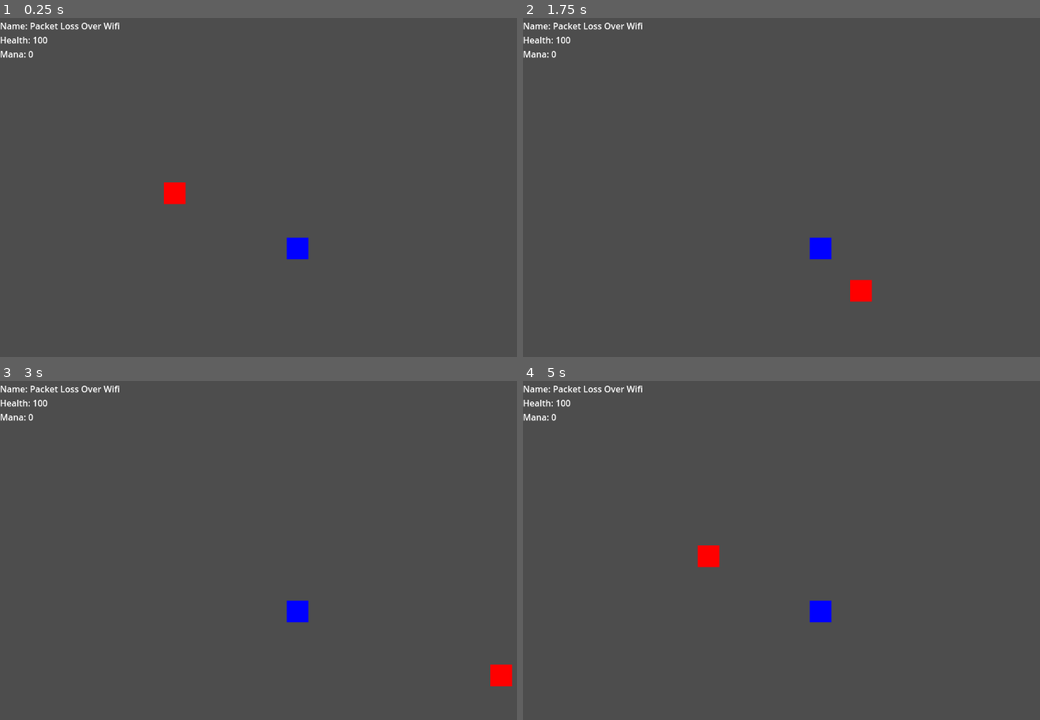
Above: before the commit, frames 1-4 (two rows, left to right).
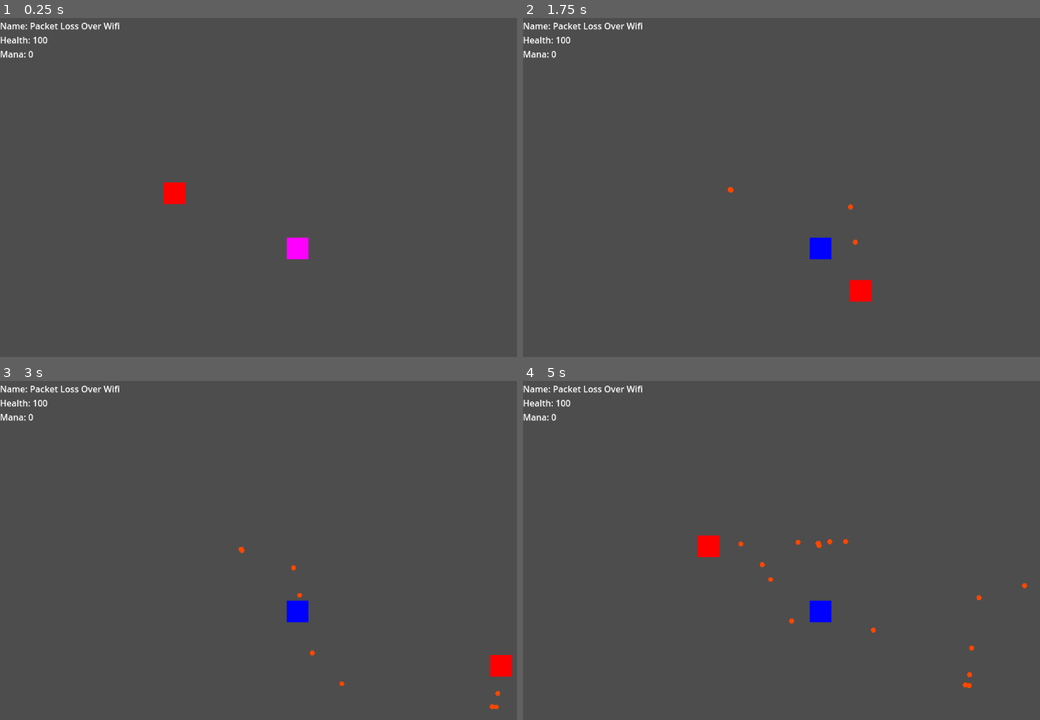
Above: after the commit, the same moments.

Repository: Wissenss/godot-modular-arc-demo
Game: Godot game, scene res://scenes/main.tscn
The game is run twice, just before and just after one commit, with the same random seed, the same clock (stepped at 60 frames per second) and the same inputs.
Inputs (mouse positions are in pixels of both pictures, inside the frame that each line leads up to):
- Up to frame 1 (0.25 s): no input
- Up to frame 2 (1.75 s): tap Enter (ui_accept) at 0.5, 1.35, 1.52 s; move the mouse to (972, 163) at 0.52 s; hold Right (ui_right) 0.53-1.28 s; hold Enter (ui_accept) 0.53-1.28 s; move the mouse to (709, 197) at 1.27 s; hold Down (ui_down) from 1.28 s (still down)
- Up to frame 3 (3 s): tap Enter (ui_accept) at 1.82, 2.85 s; move the mouse to (377, 465) at 2.02 s; release Down (ui_down) at 2.03 s; hold Right (ui_right) 2.03-2.78 s; hold Enter (ui_accept) 2.03-2.78 s; move the mouse to (284, 614) at 2.77 s; hold Up (ui_up) from 2.78 s (still down)
- Up to frame 4 (5 s): tap Enter (ui_accept) at 3.02, 3.32, 4.35, 4.52, 4.82 s; move the mouse to (1024, 597) at 3.52 s; release Up (ui_up) at 3.53 s; hold Enter (ui_accept) 3.53-4.28 s; hold Left (ui_left) from 3.53 s (still down); move the mouse to (647, 492) at 4.27 s

The runs differ from the first frame. In frame 1, 0.3% of the frame differs, in the area x 55-60%, y 64-72%; in frame 2, less than 0.1%; in frame 3, 0.4%; in frame 4, 0.5%, in the area x 33-98%, y 45-91%.

Commit message:
simple weapon

Diff:
--- a/scenes/entities/characters/character_one.tscn
+++ b/scenes/entities/characters/character_one.tscn
@@ -1,10 +1,11 @@
-[gd_scene load_steps=6 format=3 uid="uid://goye22eydgcc"]
+[gd_scene load_steps=7 format=3 uid="uid://goye22eydgcc"]
 
 [ext_resource type="Script" uid="uid://bawhjglpmmhtn" path="res://scripts/entities/character_one.gd" id="1_niea1"]
 [ext_resource type="PackedScene" uid="uid://cod6yyp0ty0to" path="res://scenes/components/health_comp.tscn" id="2_2nqfl"]
 [ext_resource type="PackedScene" uid="uid://csmy7kxa8ekxh" path="res://scenes/components/hitbox_comp.tscn" id="3_2nqfl"]
 [ext_resource type="PackedScene" uid="uid://inlq8x8t35c3" path="res://scenes/components/controller_comp.tscn" id="4_qauo6"]
 [ext_resource type="PackedScene" uid="uid://cy0ur7ijrky36" path="res://scenes/components/constant_velocity_comp.tscn" id="5_hvedb"]
+[ext_resource type="PackedScene" uid="uid://crfe5mcx7pgxt" path="res://scenes/weapons/weapon_one.tscn" id="6_djgbg"]
 
 [node name="character_one" type="CharacterBody2D"]
 script = ExtResource("1_niea1")
@@ -26,3 +27,5 @@
 [node name="controller_comp" parent="." instance=ExtResource("4_qauo6")]
 
 [node name="constant_velocity_comp" parent="." instance=ExtResource("5_hvedb")]
+
+[node name="weapon_one" parent="." instance=ExtResource("6_djgbg")]
--- a/scenes/entities/enemies/enemy_one.tscn
+++ b/scenes/entities/enemies/enemy_one.tscn
@@ -1,8 +1,9 @@
-[gd_scene load_steps=4 format=3 uid="uid://r01mjk78ej5v"]
+[gd_scene load_steps=5 format=3 uid="uid://r01mjk78ej5v"]
 
 [ext_resource type="Script" uid="uid://d0838df7t0r1m" path="res://scripts/entities/enemy_one.gd" id="1_kksog"]
 [ext_resource type="PackedScene" uid="uid://dj21fnn1c45e5" path="res://scenes/components/hurtbox_comp.tscn" id="2_kksog"]
 [ext_resource type="PackedScene" uid="uid://d066mpfwkr1h5" path="res://scenes/components/knockback_comp.tscn" id="3_qjw14"]
+[ext_resource type="PackedScene" uid="uid://csmy7kxa8ekxh" path="res://scenes/components/hitbox_comp.tscn" id="4_im1oe"]
 
 [node name="enemy_one" type="CharacterBody2D"]
 script = ExtResource("1_kksog")
@@ -19,4 +20,9 @@
 [node name="polygon" type="CollisionPolygon2D" parent="hurtbox_comp"]
 polygon = PackedVector2Array(-21, -21, 21, -21, 21, 21, -21, 21)
 
+[node name="hitbox_comp" parent="." instance=ExtResource("4_im1oe")]
+
+[node name="polygon" type="CollisionPolygon2D" parent="hitbox_comp"]
+polygon = PackedVector2Array(-21, -21, 21, -21, 21, 21, -21, 21)
+
 [node name="knockback_comp" parent="." instance=ExtResource("3_qjw14")]
--- /dev/null
+++ b/scenes/weapons/proyectiles/proyectile_one.tscn
@@ -0,0 +1,20 @@
+[gd_scene load_steps=4 format=3 uid="uid://bxodanrv4wi0r"]
+
+[ext_resource type="Script" uid="uid://ech2h13eqe5d" path="res://scripts/weapons/proyectiles/proyectile_one.gd" id="1_vcgx5"]
+[ext_resource type="PackedScene" uid="uid://dj21fnn1c45e5" path="res://scenes/components/hurtbox_comp.tscn" id="2_1wubn"]
+[ext_resource type="PackedScene" uid="uid://cy0ur7ijrky36" path="res://scenes/components/constant_velocity_comp.tscn" id="3_pvr2b"]
+
+[node name="proyectile_one" type="Node2D"]
+script = ExtResource("1_vcgx5")
+
+[node name="Polygon2D" type="Polygon2D" parent="."]
+scale = Vector2(5, 5)
+color = Color(1, 0.2784314, 0, 1)
+polygon = PackedVector2Array(1, 0, 0.5, 0.866, -0.5, 0.866, -1, 0, -0.5, -0.866, 0.5, -0.866)
+
+[node name="hurtbox_comp" parent="." instance=ExtResource("2_1wubn")]
+
+[node name="CollisionPolygon2D" type="CollisionPolygon2D" parent="hurtbox_comp"]
+polygon = PackedVector2Array(1, 0, 0.5, 0.866, -0.5, 0.866, -1, 0, -0.5, -0.866, 0.5, -0.866)
+
+[node name="constant_velocity_comp" parent="." instance=ExtResource("3_pvr2b")]
--- a/scenes/weapons/proyectiles/red_ball.tscn
+++ /dev/null
@@ -1,19 +0,0 @@
-[gd_scene load_steps=4 format=3 uid="uid://bxodanrv4wi0r"]
-
-[ext_resource type="Script" uid="uid://ech2h13eqe5d" path="res://scripts/weapons/proyectiles/red_ball.gd" id="1_8u1kh"]
-[ext_resource type="PackedScene" uid="uid://dj21fnn1c45e5" path="res://scenes/components/hurtbox_comp.tscn" id="1_q4jso"]
-[ext_resource type="PackedScene" uid="uid://cy0ur7ijrky36" path="res://scenes/components/constant_velocity_comp.tscn" id="2_jtmte"]
-
-[node name="red_ball" type="Node2D"]
-script = ExtResource("1_8u1kh")
-
-[node name="Polygon2D" type="Polygon2D" parent="."]
-color = Color(1, 0.2784314, 0, 1)
-polygon = PackedVector2Array(1, 0, 0.5, 0.866, -0.5, 0.866, -1, 0, -0.5, -0.866, 0.5, -0.866)
-
-[node name="hurtbox_comp" parent="." instance=ExtResource("1_q4jso")]
-
-[node name="CollisionPolygon2D" type="CollisionPolygon2D" parent="hurtbox_comp"]
-polygon = PackedVector2Array(1, 0, 0.5, 0.866, -0.5, 0.866, -1, 0, -0.5, -0.866, 0.5, -0.866)
-
-[node name="constant_velocity_comp" parent="." instance=ExtResource("2_jtmte")]
--- /dev/null
+++ b/scenes/weapons/weapon_one.tscn
@@ -0,0 +1,6 @@
+[gd_scene load_steps=2 format=3 uid="uid://crfe5mcx7pgxt"]
+
+[ext_resource type="Script" uid="uid://b7ny84clsmm3v" path="res://scripts/weapons/weapon_one.gd" id="1_itd0y"]
+
+[node name="weapon_one" type="Node2D"]
+script = ExtResource("1_itd0y")
--- a/scripts/components/constant_velocity_comp.gd
+++ b/scripts/components/constant_velocity_comp.gd
@@ -1,6 +1,6 @@
 class_name ConstantVelocityComponent extends Node
 
-# resp: apply constant velocity to object
+# resp: apply constant velocity to CharacterBody
 
 var Owner : Node2D
 var Direction := Vector2(0, 0)
@@ -13,3 +13,6 @@
 	var velocity = self.Direction * self.Speed * delta
 
 	self.Owner.position += velocity
+
+	if self.Owner is CharacterBody2D:
+		self.Owner.move_and_slide()
--- a/scripts/components/controller_comp.gd
+++ b/scripts/components/controller_comp.gd
@@ -23,6 +23,9 @@
 	var mouse_pos = get_viewport().get_mouse_position()
 	var player_pos = self.Owner.position
 
-	var direction = player_pos - mouse_pos
+	var direction = mouse_pos - player_pos
 
 	return direction.normalized()
+
+func _is_shoot_pressed() -> bool:
+	return Input.is_action_pressed("ui_accept")
--- a/scripts/components/hurtbox_comp.gd
+++ b/scripts/components/hurtbox_comp.gd
@@ -1,6 +1,7 @@
 class_name HurtboxComponent extends Area2D
 
 var Damage := 0
+var Owner : Node2D
 
 signal on_hurt(to: Area2D, damage_dealt : int)
 
--- a/scripts/entities/character_one.gd
+++ b/scripts/entities/character_one.gd
@@ -4,6 +4,9 @@
 var HitboxComp : HitboxComponent
 var ControllerComp : ControllerComponent
 var ConstantVelocityComp : ConstantVelocityComponent
+var WeaponOne : WeaponOne
+
+var Polygon : Polygon2D
 
 func _ready() -> void:
 	self.HealthComp = $health_comp
@@ -23,15 +26,32 @@
 	self.ConstantVelocityComp.Owner = self
 	self.ConstantVelocityComp.Speed = 400
 
+	self.WeaponOne = $weapon_one
+	self.WeaponOne.Owner = self
+
+	self.Polygon = $polygon
+
 func _handle_on_health_changed(health : int, old_health: int) -> void:
 	pass
 
 func _handle_on_died() -> void:
 	self.queue_free()
 
+func _do_blink_effect() -> void:
+	for i in range(4):
+		self.Polygon.color.b += 20
+		await get_tree().create_timer(0.1).timeout
+		self.Polygon.color.b -= 20
+		await get_tree().create_timer(0.1).timeout
+
 func _handle_on_hit(by: Area2D) -> void:
 	if by is HurtboxComponent:
+		if by.Owner == self: # ignore your own shots
+			return
+
 		self.HealthComp.take_damage(by.Damage)
+
+		self._do_blink_effect()
 
 func _input(event: InputEvent) -> void:
 	# if the character has knockback, do not apply movement
@@ -40,3 +60,6 @@
 		return
 
 	self.ConstantVelocityComp.Direction = self.ControllerComp._get_move_direction()
+
+	if self.ControllerComp._is_shoot_pressed():
+		self.WeaponOne._shoot(self.ControllerComp._get_aim_direction())
--- a/scripts/entities/enemy_one.gd
+++ b/scripts/entities/enemy_one.gd
@@ -2,6 +2,7 @@
 
 var Polygon : Polygon2D
 var HurtboxComp : HurtboxComponent
+var HitboxComp : HitboxComponent
 var KnockbackComp : KnockbackComponent
 
 func _ready() -> void:
@@ -15,14 +16,23 @@
 	self.KnockbackComp.Force = 100
 	self.KnockbackComp.Owner = self
 
-func _handle_on_hurt(to : Area2D, damage : int) -> void:
-	# apply knockback effect
-	if to is HitboxComponent:
-		self.KnockbackComp._apply_knockback_to_character(to.Owner)
+	self.HitboxComp = $hitbox_comp
+	self.HitboxComp.on_hit.connect(self._handle_on_hit)
 
-	# blinks when it deals damage
+func _do_blink_effect() -> void:
 	for i in range(4):
 		self.Polygon.color.r += 20
 		await get_tree().create_timer(0.1).timeout
 		self.Polygon.color.r -= 20
 		await get_tree().create_timer(0.1).timeout
+
+func _handle_on_hurt(to : Area2D, damage : int) -> void:
+	# apply knockback effect
+	if to is HitboxComponent:
+		if to == self.HitboxComp: # do not, knockback yourself
+			return
+
+		self.KnockbackComp._apply_knockback_to_character(to.Owner)
+
+func _handle_on_hit(by : Area2D):
+	self._do_blink_effect()
--- /dev/null
+++ b/scripts/weapons/proyectiles/proyectile_one.gd
@@ -0,0 +1,24 @@
+class_name ProyectileOne extends Node2D
+
+var ConstantVelocityComp : ConstantVelocityComponent
+var HurtboxComp : HurtboxComponent
+var Owner : Node2D
+var Direction : Vector2
+
+func _ready() -> void:
+	self.ConstantVelocityComp = $constant_velocity_comp
+	self.ConstantVelocityComp.Owner = self
+	self.ConstantVelocityComp.Direction = Direction
+
+	self.HurtboxComp = $hurtbox_comp
+	self.HurtboxComp.on_hurt.connect(self._handle_on_hurt)
+
+func _set_direction(direction : Vector2):
+	self.Direction = direction
+
+func _handle_on_hurt(to: Area2D, damage: int):
+	if to is HitboxComponent:
+		if self.Owner == to.Owner: # do not destroy projectile if it hits the player that shoot it
+			return
+
+		self.queue_free()
--- a/scripts/weapons/proyectiles/red_ball.gd
+++ /dev/null
@@ -1,7 +0,0 @@
-class_name RedBall extends Node2D
-
-var ConstantVelocityComp : ConstantVelocityComponent
-
-func _ready() -> void:
-	self.ConstantVelocityComp = $constant_velocity_comp
-	pass
--- /dev/null
+++ b/scripts/weapons/weapon_one.gd
@@ -0,0 +1,20 @@
+class_name WeaponOne extends Node2D
+
+var projectileScene : PackedScene
+var Owner : Node2D
+
+func _ready() -> void:
+	# TODO: allow the weapon to change amunition
+	self.projectileScene = preload("res://scenes/weapons/proyectiles/proyectile_one.tscn")
+
+func _shoot(direction : Vector2) -> void:
+	var projectile = projectileScene.instantiate()
+
+	projectile.global_position = self.Owner.global_position
+	projectile.Owner = self.Owner
+
+	get_tree().root.add_child(projectile)
+
+	projectile.HurtboxComp.Owner = self.Owner
+	projectile.ConstantVelocityComp.Speed = 50
+	projectile.ConstantVelocityComp.Direction = direction
Renamed: scripts/weapons/proyectiles/red_ball.gd.uid -> scripts/weapons/proyectiles/proyectile_one.gd.uid
Not shown, added: scripts/weapons/weapon_one.gd.uid
